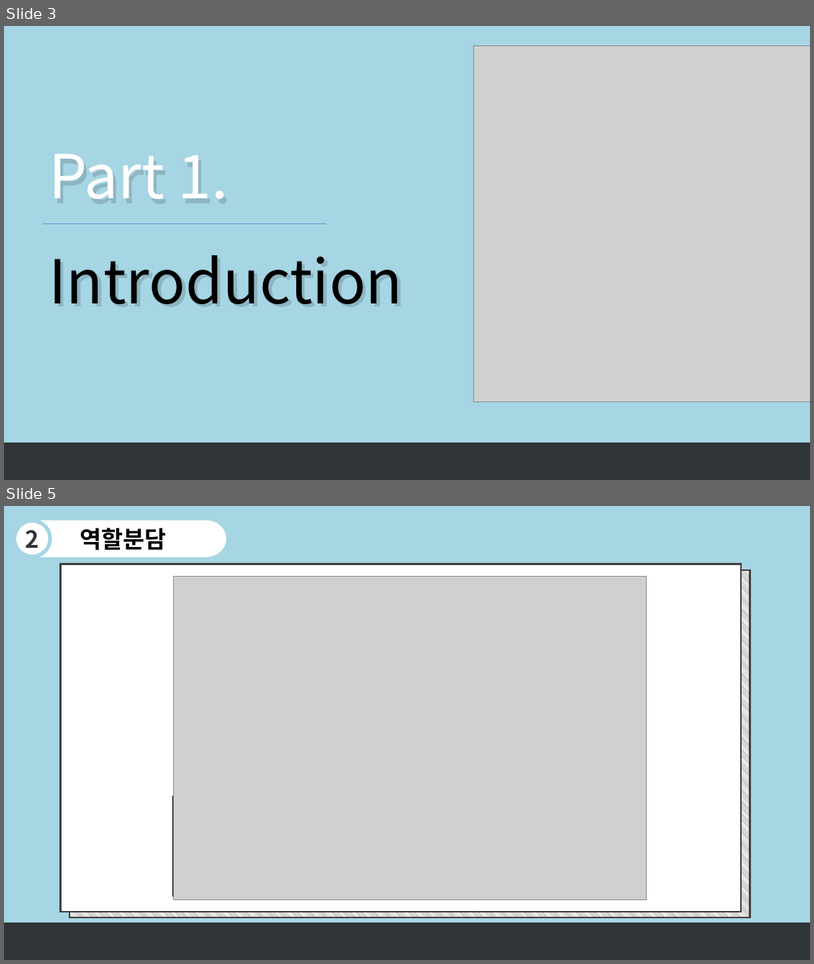
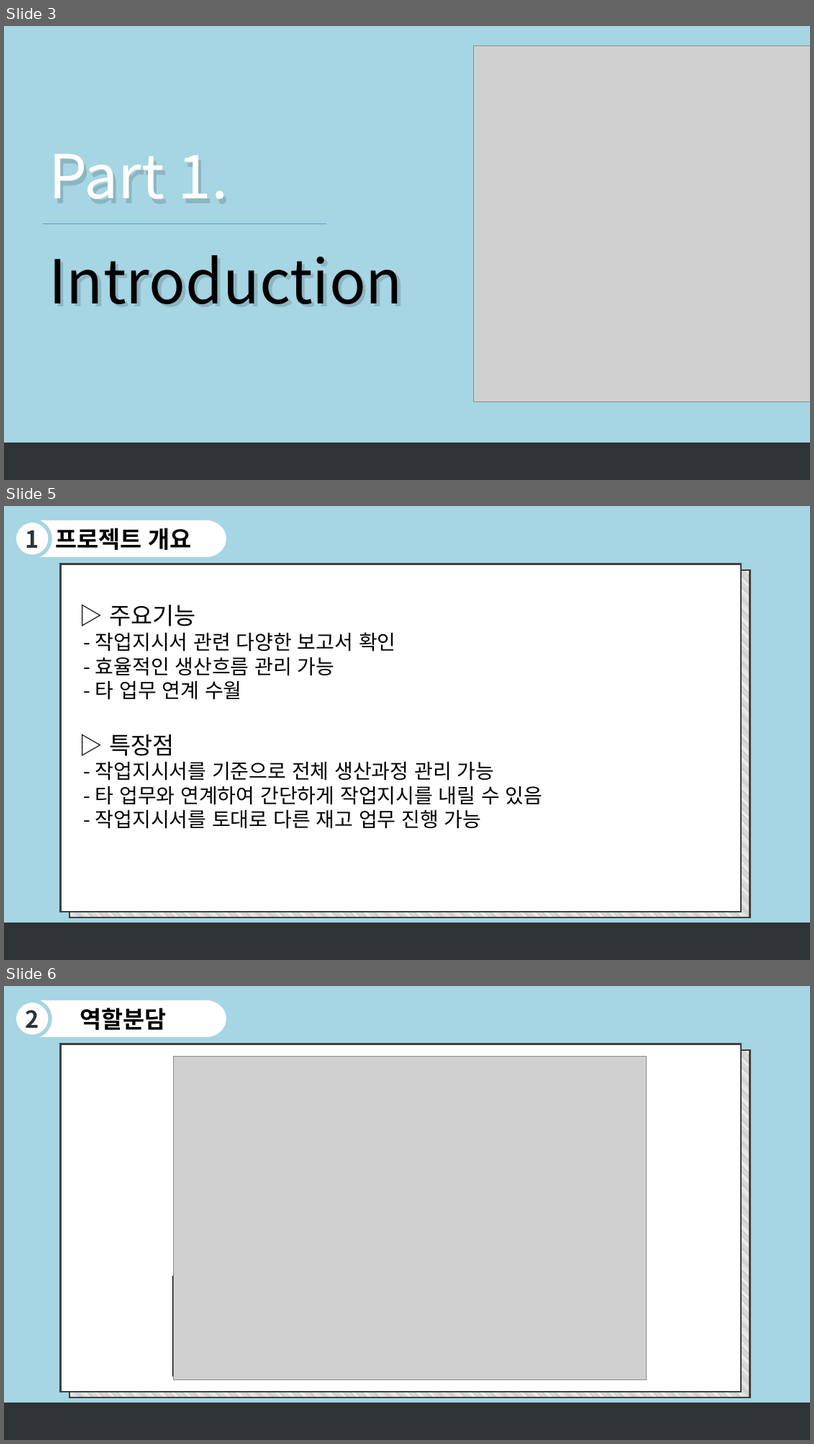
Before and after one commit to sjin9696/Aduino_C_sharp_1Team, a slide deck: 문서자료/발표자료.pptx. Shown one above the other, each under a label of ours: slides 3 and 5 before the commit, slides 3, 5 and 6 after it; the slides between them are not shown. The pictures are 814x964 and 814x1444 pixels, drawn with LibreOffice and Linux fonts; fonts in the diff are those of the drawing; grey boxes stand for pictures. Boxes give left, top, right and bottom in pixels: in the first picture for what was removed or moved away, otherwise in the second. Text is boxed around its words. In the diff, an @@ line names an element or a change of style, - is before the commit and + after.

Commit message:
발표자료 V0.9.5
특장점, 시스템 흐름도, 인력 투입 계획, 화면구성 애니메이션 추가

```diff
--- a/문서자료/발표자료.pptx
+++ b/문서자료/발표자료.pptx
@@ slide 5 added at (4, 506, 810, 960), background #A6D5E3 @@
@@ ellipse added at (14, 520, 50, 556), fill #FFFFFF, outline #A6D5E3 4.5 pt, 28 pt, text #2F3436, bold @@
+1
@@ ellipse added at (21, 520, 62, 557), fill #FFFFFF @@
@@ rectangle added at (41, 520, 206, 557), fill #FFFFFF, 28 pt, text #000000, bold @@
+프로젝트 개요
@@ ellipse added at (186, 520, 226, 557), fill #FFFFFF @@
@@ rectangle added at (61, 564, 741, 911), fill #FFFFFF, outline #404040 2 pt @@
@@ rectangle added at (70, 570, 751, 917), fill pattern #404040 on #FFFFFF, outline #404040 2 pt @@
@@ text added at (95, 605, 543, 829), 24 pt, text #000000 @@
+▷ 주요기능
+- 작업지시서 관련 다양한 보고서 확인
+- 효율적인 생산흐름 관리 가능
+- 타 업무 연계 수월
+▷ 특장점
+- 작업지시서를 기준으로 전체 생산과정 관리 가능
+- 타 업무와 연계하여 간단하게 작업지시를 내릴 수 있음
+- 작업지시서를 토대로 다른 재고 업무 진행 가능
@@ rectangle added at (4, 923, 810, 960), fill #2F3436, outline #2F3436 1 pt @@
@@ what was slide 5 is now slide 6 @@
```
Also in this commit, not shown: 8 slides changed, 2 other slides added.
